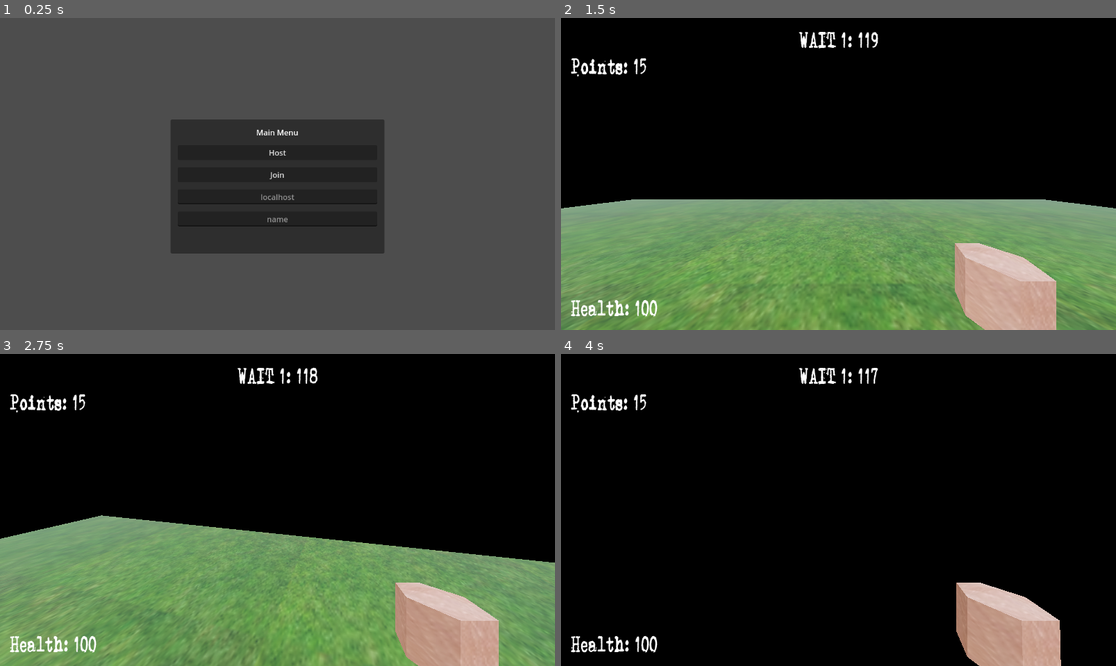
Above: before the commit, frames 1-4 (two rows, left to right).
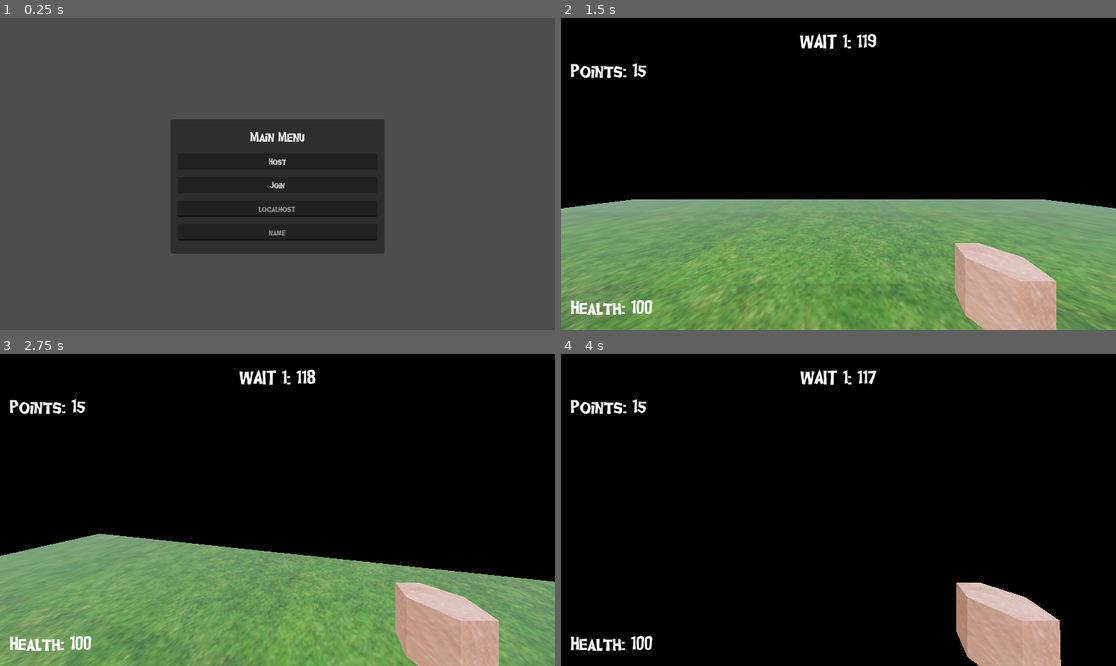
Above: after the commit, the same moments.

Repository: erioxis/dozetgame
Game: Godot game, scene res://Scenes/world.tscn
The game is run twice, just before and just after one commit, with the same random seed, the same clock (stepped at 60 frames per second) and the same inputs.
Inputs (mouse positions are in pixels of both pictures, inside the frame that each line leads up to):
- Up to frame 1 (0.25 s): no input
- Up to frame 2 (1.5 s): tap Enter (ui_accept) at 0.5, 0.77 s; move the mouse to (960, 158) at 0.52 s; hold D (right) 0.53-1.25 s; click (960, 158) at 0.6 s; click "Host" at 1.25 s
- Up to frame 3 (2.75 s): move the mouse to (249, 510) at 2.02 s; hold W (up) from 2.03 s (still down); tap Q at 2.1 s; tap Enter (ui_accept) at 2.27 s
- Up to frame 4 (4 s): keep holding W (up); move the mouse to (849, 503) at 2.77 s; tap E at 2.85 s; move the mouse to (832, 516) at 3.52 s; tap Shift at 3.6 s; tap Enter (ui_accept) at 3.77 s

The runs differ from the first frame. In frame 1, 0.6% of the frame differs, in the area x 32-68%, y 35-72%; in frame 2, 1.4%; in frame 3, 9.5%, in the area x 0-100%, y 4-100%; in frame 4, 1.4%.

Commit message:
font update

Diff:
--- a/Scenes/player.tscn
+++ b/Scenes/player.tscn
@@ -7,7 +7,7 @@
 [ext_resource type="PackedScene" uid="uid://cqreoke861ul1" path="res://ui/player_ui.tscn" id="5_ipw78"]
 [ext_resource type="Texture2D" uid="uid://cg64kgqyv6mcx" path="res://assets/textures/face.png" id="5_vl1te"]
 [ext_resource type="ArrayMesh" uid="uid://sjxtf6ut3wf8" path="res://assets/models/body.obj" id="6_b44yw"]
-[ext_resource type="FontFile" uid="uid://wgqohxsh3aa3" path="res://assets/font/Zombie Queen.ttf" id="7_r1hph"]
+[ext_resource type="FontFile" uid="uid://cy70efx6hnu4t" path="res://assets/font/ghoulfriaoe_upd.ttf" id="7_ecrbp"]
 [ext_resource type="Shader" path="res://assets/shaders/ps1.gdshader" id="7_touqe"]
 [ext_resource type="Texture2D" uid="uid://b3y431k7l5qt7" path="res://assets/textures/tcloth.jpg" id="8_e7ol0"]
 
@@ -204,7 +204,7 @@
 billboard = 1
 shaded = true
 text = "test"
-font = ExtResource("7_r1hph")
+font = ExtResource("7_ecrbp")
 font_size = 44
 uppercase = true
 
--- a/Scenes/world.tscn
+++ b/Scenes/world.tscn
@@ -1,8 +1,9 @@
-[gd_scene load_steps=7 format=3 uid="uid://dxg3v4dqcjupl"]
+[gd_scene load_steps=8 format=3 uid="uid://dxg3v4dqcjupl"]
 
 [ext_resource type="Script" path="res://Scenes/world.gd" id="1_gba76"]
 [ext_resource type="PackedScene" uid="uid://ek87mtildol5" path="res://Scenes/TestMap.tscn" id="1_oi4k3"]
 [ext_resource type="PackedScene" uid="uid://udhgs1mvvntt" path="res://Scenes/game_manager.tscn" id="2_j27st"]
+[ext_resource type="FontFile" uid="uid://cy70efx6hnu4t" path="res://assets/font/ghoulfriaoe_upd.ttf" id="4_hyq7g"]
 
 [sub_resource type="ProceduralSkyMaterial" id="ProceduralSkyMaterial_w1tvc"]
 sky_horizon_color = Color(0.64625, 0.65575, 0.67075, 1)
@@ -64,25 +65,35 @@
 
 [node name="Label" type="Label" parent="CanvasLayer/MainMenu/MarginContainer/VBoxContainer"]
 layout_mode = 2
+theme_override_fonts/font = ExtResource("4_hyq7g")
+theme_override_font_sizes/font_size = 32
 text = "Main Menu"
 horizontal_alignment = 1
 vertical_alignment = 1
 
 [node name="HostButton" type="Button" parent="CanvasLayer/MainMenu/MarginContainer/VBoxContainer"]
 layout_mode = 2
+theme_override_fonts/font = ExtResource("4_hyq7g")
+theme_override_font_sizes/font_size = 20
 text = "Host"
 
 [node name="JoinButton" type="Button" parent="CanvasLayer/MainMenu/MarginContainer/VBoxContainer"]
 layout_mode = 2
+theme_override_fonts/font = ExtResource("4_hyq7g")
+theme_override_font_sizes/font_size = 20
 text = "Join"
 
 [node name="AddressEnter" type="LineEdit" parent="CanvasLayer/MainMenu/MarginContainer/VBoxContainer"]
 layout_mode = 2
+theme_override_fonts/font = ExtResource("4_hyq7g")
+theme_override_font_sizes/font_size = 20
 placeholder_text = "localhost"
 alignment = 1
 
 [node name="NameEnter" type="LineEdit" parent="CanvasLayer/MainMenu/MarginContainer/VBoxContainer"]
 layout_mode = 2
+theme_override_fonts/font = ExtResource("4_hyq7g")
+theme_override_font_sizes/font_size = 20
 placeholder_text = "name"
 alignment = 1
 
--- a/ui/player_ui.tscn
+++ b/ui/player_ui.tscn
@@ -1,7 +1,7 @@
 [gd_scene load_steps=3 format=3 uid="uid://cqreoke861ul1"]
 
 [ext_resource type="Script" path="res://ui/player_ui.gd" id="1_4ev7n"]
-[ext_resource type="FontFile" uid="uid://wgqohxsh3aa3" path="res://assets/font/Zombie Queen.ttf" id="2_e1jng"]
+[ext_resource type="FontFile" uid="uid://cy70efx6hnu4t" path="res://assets/font/ghoulfriaoe_upd.ttf" id="2_s56xn"]
 
 [node name="player_ui" type="CanvasLayer"]
 script = ExtResource("1_4ev7n")
@@ -31,7 +31,7 @@
 
 [node name="Wave" type="Label" parent="MarginContainer/VBoxContainer"]
 layout_mode = 2
-theme_override_fonts/font = ExtResource("2_e1jng")
+theme_override_fonts/font = ExtResource("2_s56xn")
 theme_override_font_sizes/font_size = 45
 text = "Wave"
 horizontal_alignment = 1
@@ -41,7 +41,7 @@
 
 [node name="Label" type="Label" parent="MarginContainer/VBoxContainer/HBoxContainer"]
 layout_mode = 2
-theme_override_fonts/font = ExtResource("2_e1jng")
+theme_override_fonts/font = ExtResource("2_s56xn")
 theme_override_font_sizes/font_size = 45
 text = "Points"
 
@@ -52,7 +52,7 @@
 
 [node name="Health" type="Label" parent="MarginContainer/down"]
 layout_mode = 2
-theme_override_fonts/font = ExtResource("2_e1jng")
+theme_override_fonts/font = ExtResource("2_s56xn")
 theme_override_font_sizes/font_size = 45
 text = "Health"
 vertical_alignment = 2
Binary file removed: assets/font/Zombie Queen.ttf
Binary file added: assets/font/ghoulfriaoe_upd.ttf
Not shown, changed: assets/font/ghoulfriaoe_upd.ttf.import
